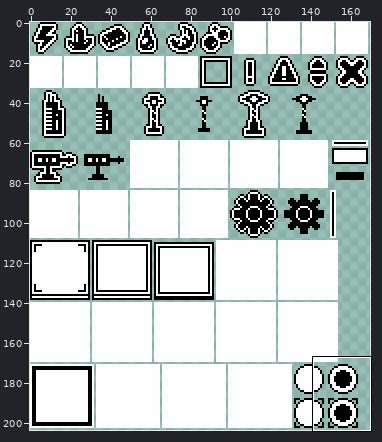
Two states of a sprite sheet, Assets/Sprites/1Bit icons.png. The picture above shows the old version from afar; the outline marks the close-up.
Close-up. Before:
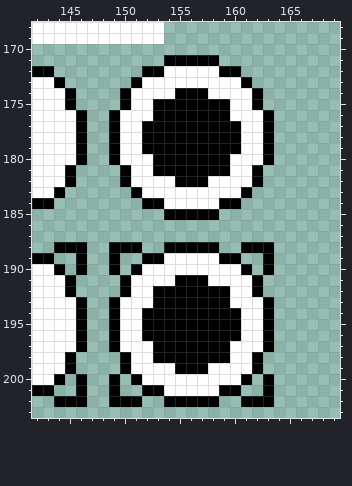
The file is 170x204 pixels. Shown: x 142..169, y 168..203.
The same view after the edit:
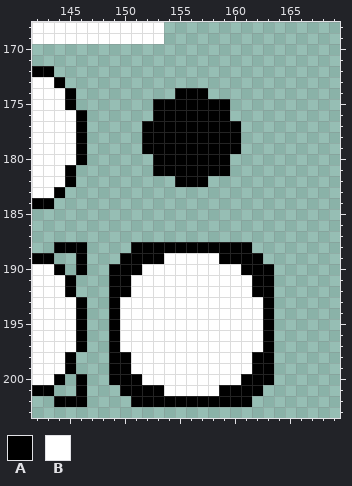
Palette (. is transparent): A #000000  B #ffffff
The exact change:
y 171: x 154..158 AAAAA -> .....
y 172: x 152..160 AABBBBBAA -> .........
y 173: x 151..161 ABBBBBBBBBA -> ...........
y 174: x 150..154 ABBBB -> .....; x 158..162 BBBBA -> .....
y 175: x 150..152 ABB -> ...; x 160..162 BBA -> ...
y 176: x 149..152 ABBB -> ....; x 160..163 BBBA -> ....
y 177..179: x 149..151 ABB -> ...; x 161..163 BBA -> ...
y 180: x 149..152 ABBB -> ....; x 160..163 BBBA -> ....
y 181: x 150..152 ABB -> ...; x 160..162 BBA -> ...
y 182: x 150..154 ABBBB -> .....; x 158..162 BBBBA -> .....
y 183: x 151..161 ABBBBBBBBBA -> ...........
y 184: x 152..160 AABBBBBAA -> .........
y 185: x 154..158 AAAAA -> .....
y 188: x 149..150 AA -> ..; x 152..153 .. -> AA; x 159..160 .. -> AA; x 162..163 AA -> ..
y 189: x 149..151 A.. -> .AA; x 161..163 ..A -> AA.
y 190: x 150 . -> A; x 162 . -> A
y 191: x 149 . -> A; x 155..157 AAA -> BBB; x 163 . -> A
y 192: x 149 . -> A; x 153..159 AAAAAAA -> BBBBBBB; x 163 . -> A
y 193: x 153..159 AAAAAAA -> BBBBBBB
y 194..196: x 152..160 AAAAAAAAA -> BBBBBBBBB
y 197: x 153..159 AAAAAAA -> BBBBBBB
y 198: x 149 . -> A; x 153..159 AAAAAAA -> BBBBBBB; x 163 . -> A
y 199: x 149 . -> A; x 155..157 AAA -> BBB; x 163 . -> A
y 200: x 150 . -> A; x 162 . -> A
y 201: x 149..151 A.. -> .AA; x 161..163 ..A -> AA.
y 202: x 149..150 AA -> ..; x 152..153 .. -> AA; x 159..160 .. -> AA; x 162..163 AA -> ..
Where, in picture pixels (left, top, right, bottom), the same in both close-ups:
changed: (109, 55, 274, 407)
